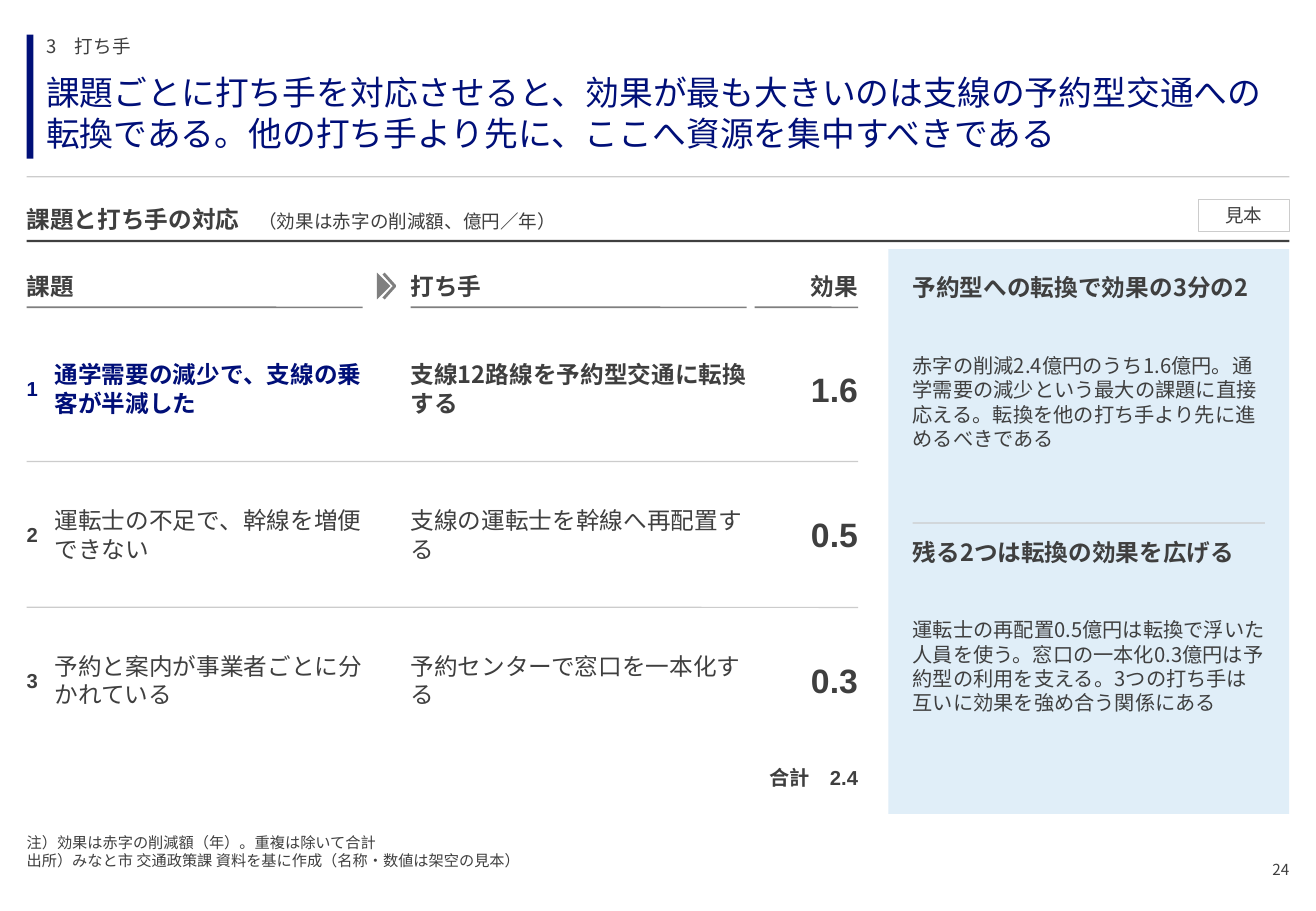
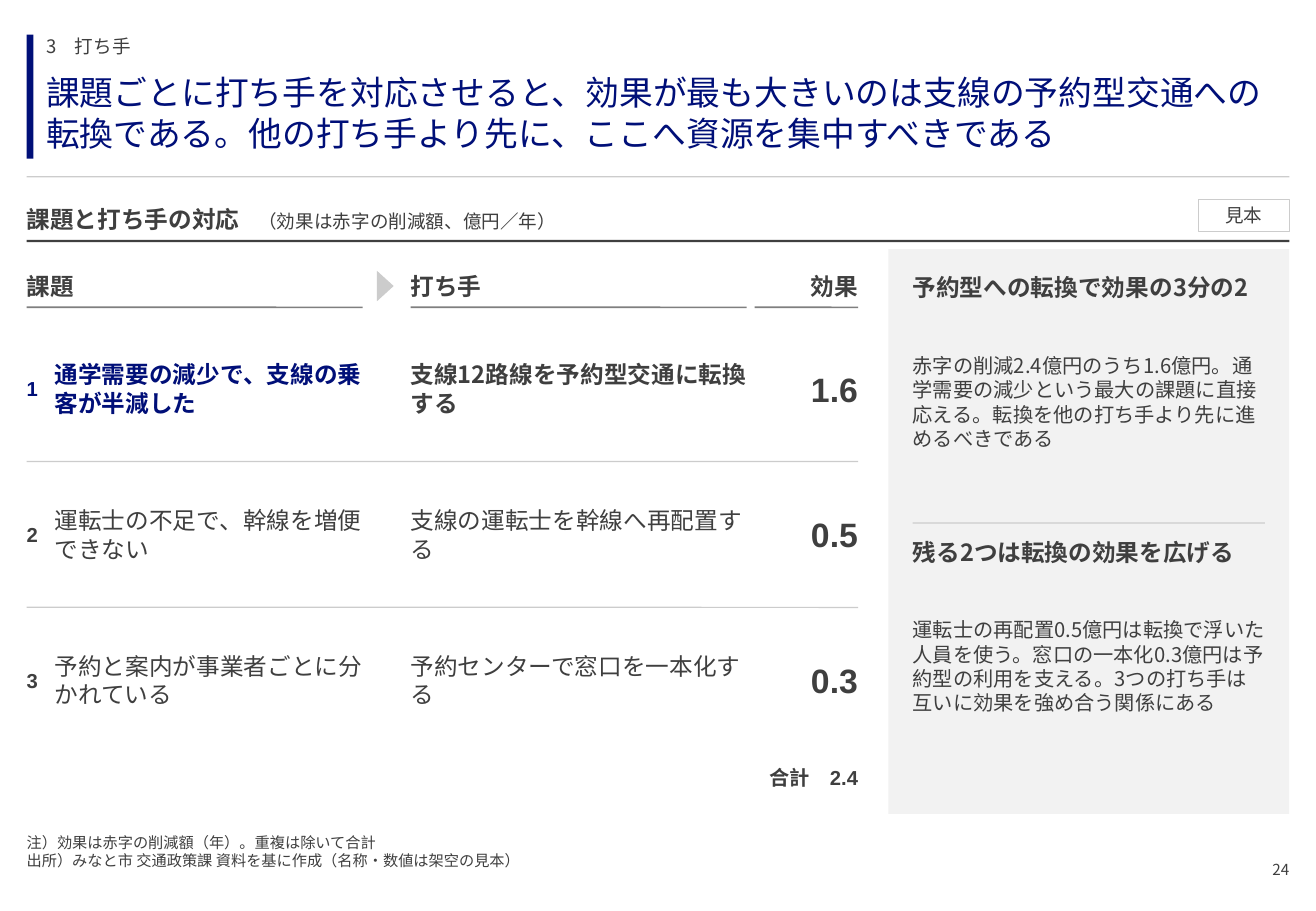
Before and after one commit to GontaHH/slide_builder, a slide deck: slide 24 of patterns/pattern-deck.pptx. Drawn at 1316x911 pixels with LibreOffice and Linux fonts; fonts in the diff are those of the drawing. Boxes give left, top, right and bottom in pixels: in the first picture for what was removed or moved away, otherwise in the second. Text is boxed around its words. In the diff, an @@ line names an element or a change of style, - is before the commit and + after.

```diff
--- a/patterns/pattern-deck.pptx
+++ b/patterns/pattern-deck.pptx
@@ rectangle at bbox=[888, 249, 1289, 814]: fill #E0EEF8 to #F2F2F2 @@
@@ freeform shape at bbox=[377, 271, 388, 301]: fill #7F7F7F to #CCCCCC; outline redrawn @@
@@ freeform shape removed at bbox=[384, 273, 391, 298] @@
```
Also in this commit, not shown: 78 other slides changed, 16 other files.
